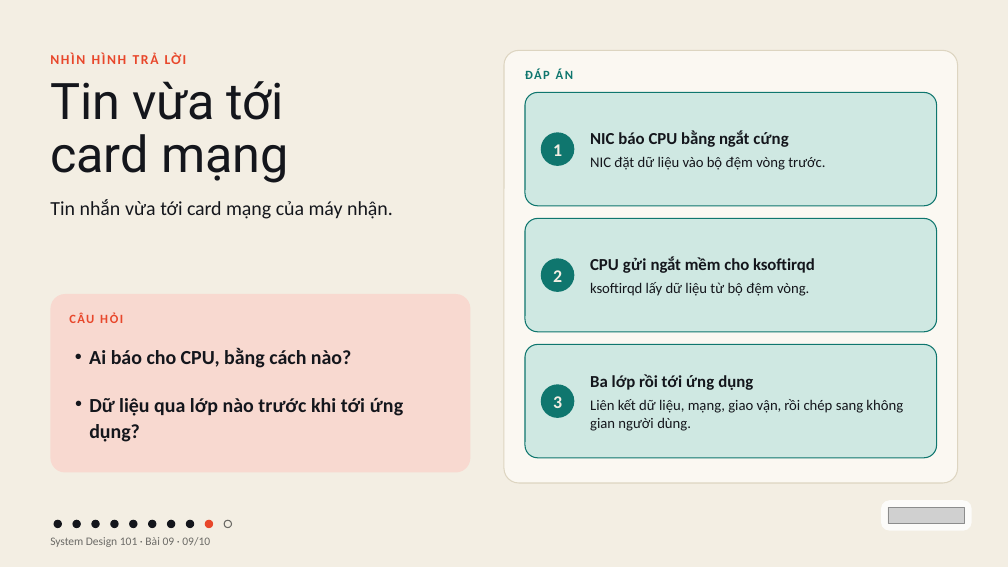
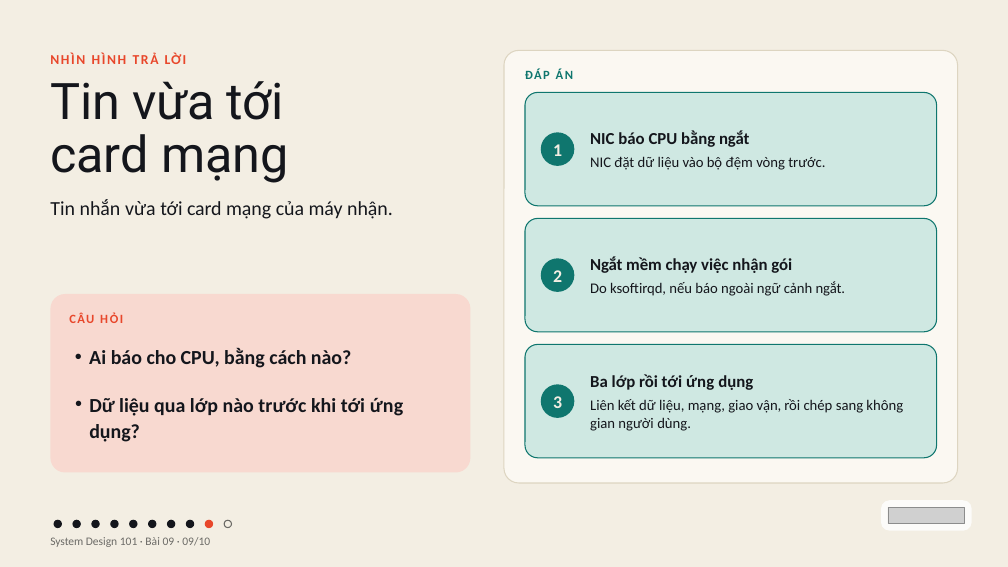
Before and after one commit to vohoailinh90/tool-marketing-studio, a slide deck: slide 9 of system-design-101/vi/lessons/sd-10-009/slides/sd-10-009.pptx. Drawn at 1008x567 pixels with LibreOffice and Linux fonts; fonts in the diff are those of the drawing; grey boxes stand for pictures. Boxes give left, top, right and bottom in pixels: in the first picture for what was removed or moved away, otherwise in the second. Text is boxed around its words. In the diff, an @@ line names an element or a change of style, - is before the commit and + after.

```diff
--- a/system-design-101/vi/lessons/sd-10-009/slides/sd-10-009.pptx
+++ b/system-design-101/vi/lessons/sd-10-009/slides/sd-10-009.pptx
@@ text at (x1=590, y1=130, x2=749, y2=147): text changed @@
-NIC báo CPU bằng ngắt cứng
+NIC báo CPU bằng ngắt
@@ text at (x1=590, y1=256, x2=845, y2=296): text changed @@
-CPU gửi ngắt mềm cho ksoftirqd
-ksoftirqd lấy dữ liệu từ bộ đệm vòng.
+Ngắt mềm chạy việc nhận gói
+Do ksoftirqd, nếu báo ngoài ngữ cảnh ngắt.
```
Also in this commit, not shown: 5 other slides changed, 4 other files.
